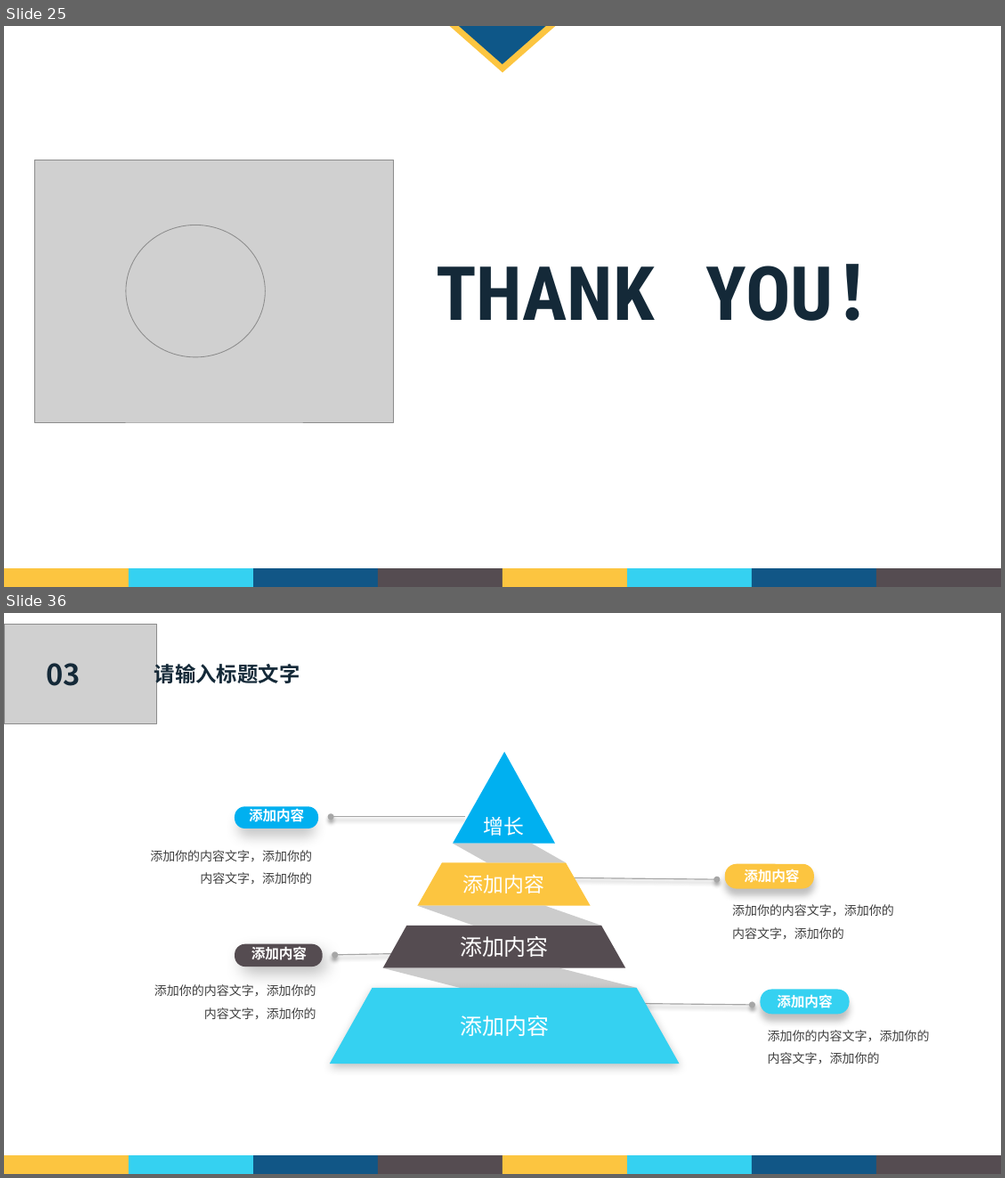
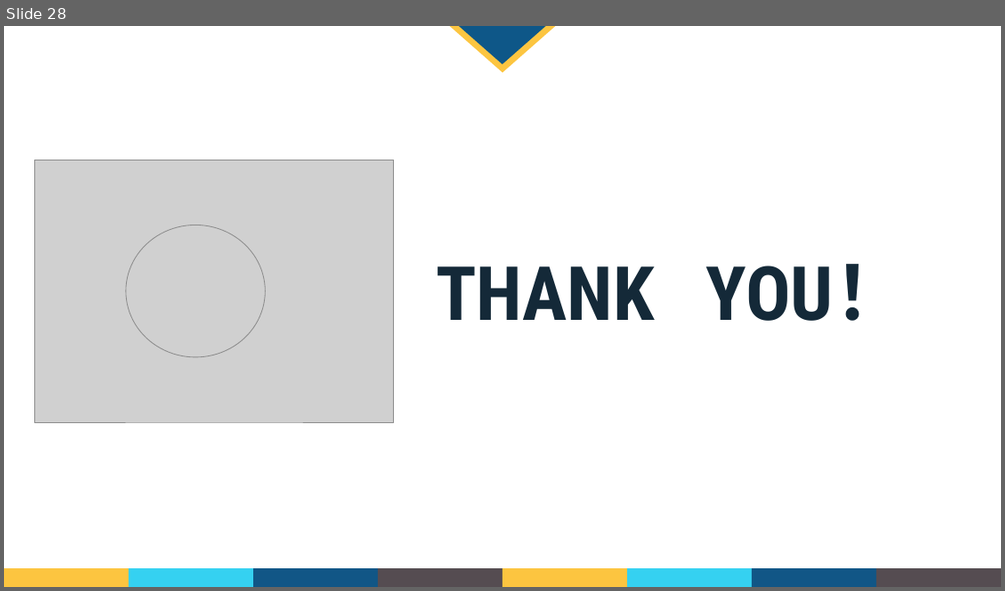
Before and after one commit to GaryHua226/AutomatedTesting, a slide deck: 课堂汇报/郭礼华_181250038.pptx. Shown one above the other, each under a label of ours: slides 25 and 36 before the commit, slide 28 after it; the slides between them are not shown. The pictures are 1005x1178 and 1005x591 pixels, drawn with LibreOffice and Linux fonts; fonts in the diff are those of the drawing; grey boxes stand for pictures; background and template pictures are left out. Boxes give left, top, right and bottom in pixels: in the first picture for what was removed or moved away, otherwise in the second. Text is boxed around its words. In the diff, an @@ line names an element or a change of style, - is before the commit and + after.

```diff
--- a/课堂汇报/郭礼华_181250038.pptx
+++ b/课堂汇报/郭礼华_181250038.pptx
@@ slide 36 removed at <box>4,613,1001,1174</box>, background picture (left out) @@
@@ picture removed at <box>4,625,156,723</box> @@
@@ text removed at <box>46,663,80,686</box> @@
-03
@@ text removed at <box>154,661,300,688</box> @@
-请输入标题文字
@@ freeform shape removed at <box>453,752,555,844</box> @@
-增长
@@ group removed at <box>150,807,465,884</box>: 2 texts, 1 rounded rectangle, 1 arrow @@
-添加内容
-添加你的内容文字，添加你的内容文字，添加你的
@@ freeform shape removed at <box>453,844,566,863</box> @@
@@ freeform shape removed at <box>418,863,591,906</box> @@
-添加内容
@@ freeform shape removed at <box>418,906,601,925</box> @@
@@ group removed at <box>555,863,894,939</box>: 2 texts, 1 arrow, 1 rounded rectangle @@
-添加内容
-添加你的内容文字，添加你的内容文字，添加你的
@@ freeform shape removed at <box>383,925,626,968</box> @@
-添加内容
@@ group removed at <box>154,943,469,1019</box>: 2 texts, 1 rounded rectangle, 1 arrow @@
-添加内容
-添加你的内容文字，添加你的内容文字，添加你的
@@ freeform shape removed at <box>383,968,637,988</box> @@
@@ freeform shape removed at <box>329,988,680,1063</box> @@
-添加内容
@@ group removed at <box>591,989,930,1063</box>: 2 texts, 1 arrow, 1 rounded rectangle @@
-添加内容
-添加你的内容文字，添加你的内容文字，添加你的
@@ group removed at <box>4,1155,1001,1174</box>: 8 rectangles @@
@@ what was slide 25 is now slide 28 @@
```
Also in this commit, not shown: 1 slide changed, 3 slides added, 19 other slides removed.
